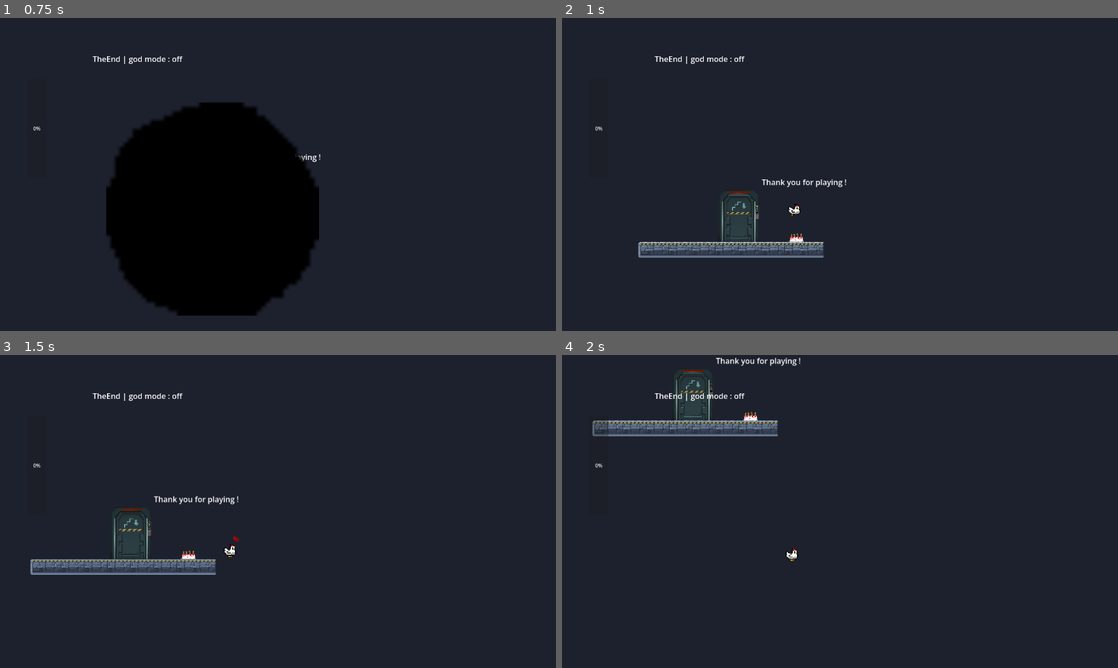
Above: before the commit, frames 1-4 (two rows, left to right).
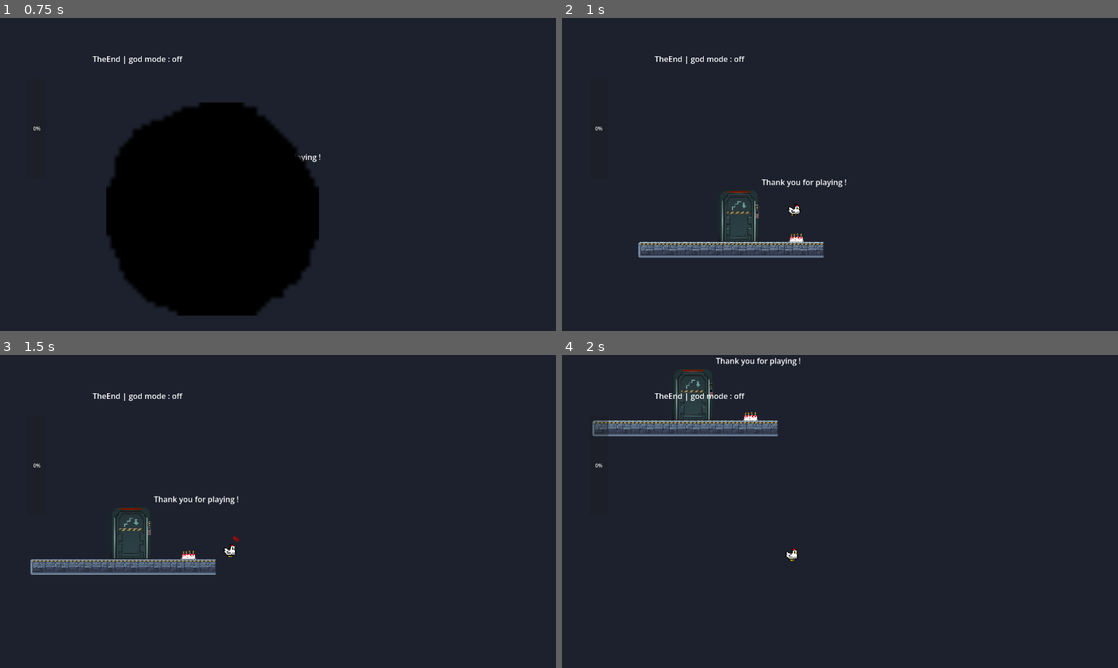
Above: after the commit, the same moments.

Repository: mgi-dev/size-them-up
Game: Godot game, scene res://scenes/levels/the_end.tscn
Two runs of this game, one before a commit and one after it. Both use one fixed random seed, a clock stepped at 60 frames per second and the inputs below. This scene is started directly instead of the project's main scene. Sound files missing from this copy of the repository are replaced by a short silence.
Inputs (mouse positions are in pixels of both pictures, inside the frame that each line leads up to):
- Up to frame 1 (0.75 s): tap Enter at 0.5 s; move the mouse to (400, 158) at 0.52 s; hold D (player_move_right) from 0.53 s (still down); hold Tab (change_resize_mode) from 0.53 s (still down)
- Up to frame 2 (1 s): keep holding D (player_move_right); keep holding Tab (change_resize_mode); tap Space (player_jump) at 0.77 s
- Up to frame 3 (1.5 s): move the mouse to (166, 527) at 1.27 s; release D (player_move_right) at 1.28 s; release Tab (change_resize_mode) at 1.28 s; hold S (player_down) from 1.28 s (still down); click (166, 527) at 1.35 s
- Up to frame 4 (2 s): keep holding S (player_down); tap Space (player_jump) at 1.52 s

Frame 1 is identical in both runs. In frame 2, 0.1% of the frame differs, in the area x 28-36%, y 55-72%; in frame 3, less than 0.1%; in frame 4, 0.1%.

Commit message:
free music instead of stolen one

Diff:
--- a/autoloads/sound_controller.gd
+++ b/autoloads/sound_controller.gd
@@ -11,7 +11,7 @@
 const MOUSE_CLICK = preload("res://assets/sound/matthewvakaliuk73627-mouse-click-290204.mp3")
 const IMPORTANT_ITEM_COLLECTED = preload("res://assets/sound/level_up.mp3")
 const BUZZER_INCORRECT = preload("res://assets/sound/freesound_community-wrong-47985.mp3")
-const MUSIC_ONE = preload("res://assets/musics/D_D-Music-Industrial-Factory-Ambience.ogg")
+const MUSIC_ONE = preload("res://assets/musics/burtysounds-synthwave-566759.mp3")
 
 
 const game_event_to_sound = {
@@ -23,6 +23,7 @@
 func _ready():
 	for _index in range(10):
 		var audio_player = AudioStreamPlayer.new()
+		audio_player.bus = "HighSoundEffect"
 		audio_players.append(audio_player)
 		add_child(audio_player)
 
@@ -33,6 +34,7 @@
 
 
 	music_player = AudioStreamPlayer.new()
+	music_player.bus = "Music"
 	add_child(music_player)
 	music_player.pitch_scale = 0.8
 	music_player.stream = MUSIC_ONE
--- /dev/null
+++ b/default_bus_layout.tres
@@ -0,0 +1,21 @@
+[gd_resource type="AudioBusLayout" format=3 uid="uid://cgbglqu8f5oks"]
+
+[resource]
+bus/1/name = &"Music"
+bus/1/solo = false
+bus/1/mute = false
+bus/1/bypass_fx = false
+bus/1/volume_db = -13.51011
+bus/1/send = &"Master"
+bus/2/name = &"HighSoundEffect"
+bus/2/solo = false
+bus/2/mute = false
+bus/2/bypass_fx = false
+bus/2/volume_db = 0.0
+bus/2/send = &"Master"
+bus/3/name = &"LowSoundEffect"
+bus/3/solo = false
+bus/3/mute = false
+bus/3/bypass_fx = false
+bus/3/volume_db = 0.0
+bus/3/send = &"Master"
--- a/scenes/levels/the_end.tscn
+++ b/scenes/levels/the_end.tscn
@@ -2,7 +2,6 @@
 
 [ext_resource type="PackedScene" uid="uid://dfqw1xr5wsq0q" path="res://scenes/levels/base_level.tscn" id="1_l3gd3"]
 [ext_resource type="Texture2D" uid="uid://bvfmis6q65f1i" path="res://assets/images/the_cake.png" id="2_ofit4"]
-[ext_resource type="PackedScene" uid="uid://dcob4prj3ngv" path="res://scenes/landscape/door.tscn" id="3_o4ehl"]
 
 [node name="TheEnd" unique_id=1818539085 instance=ExtResource("1_l3gd3")]
 
@@ -17,6 +16,3 @@
 texture_filter = 1
 position = Vector2(152, 632)
 texture = ExtResource("2_ofit4")
-
-[node name="Door" parent="." index="7" unique_id=8401334 instance=ExtResource("3_o4ehl")]
-position = Vector2(32, 586)
Not shown, added: assets/musics/burtysounds-synthwave-566759.mp3.import
Not shown, changed: TODO.md
Not shown, added: assets/musics/burtysounds-synthwave-566759.mp3
